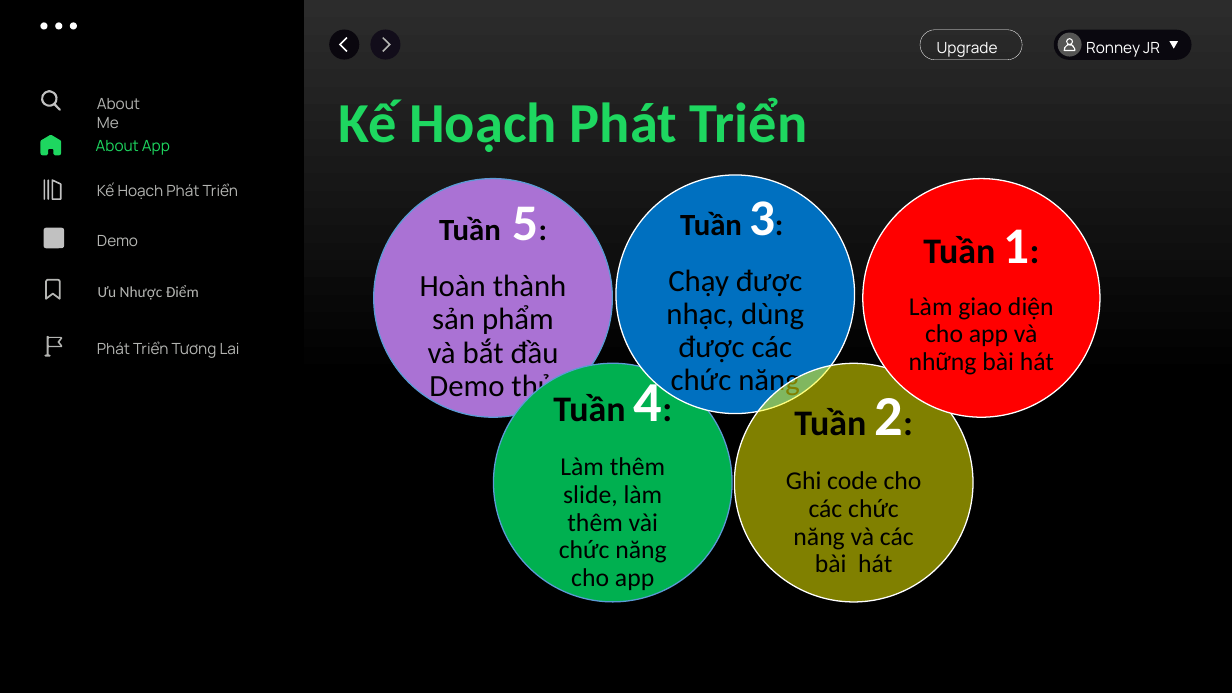
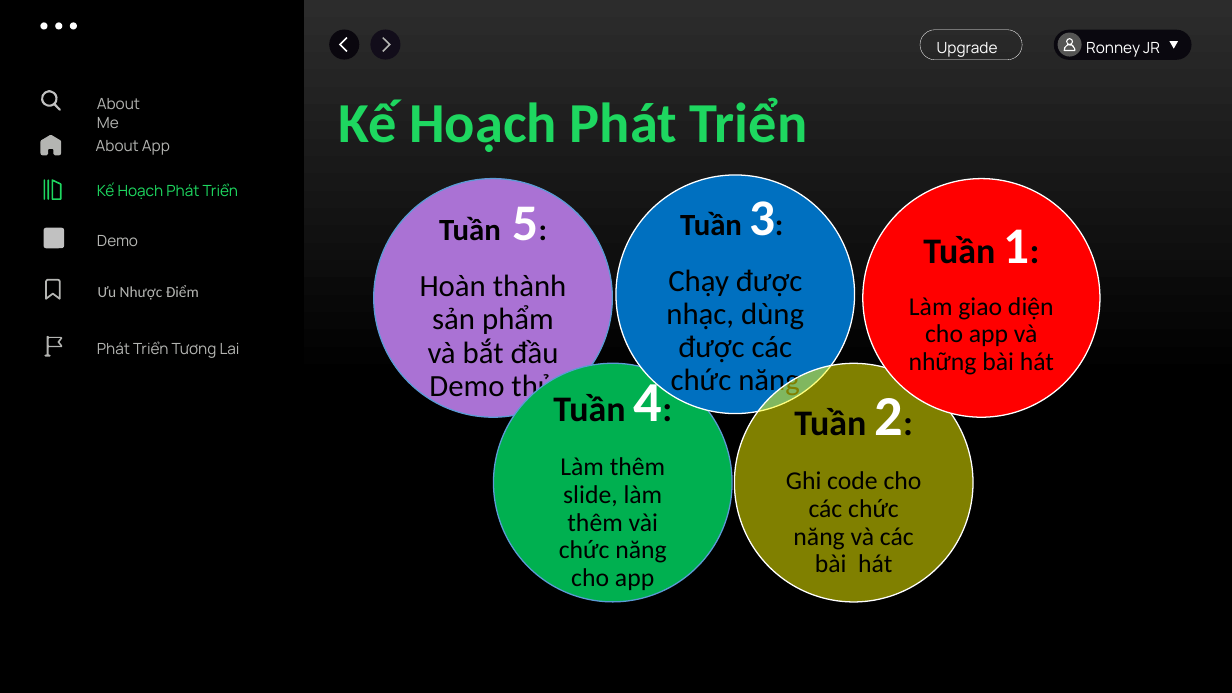
Before and after one commit to RonneyJR/python-app, a slide deck: slide 4 of slides/Chung Nguyên Khôi PTI08.pptx. Drawn at 1232x693 pixels with LibreOffice and Linux fonts; fonts in the diff are those of the drawing; background and template pictures are left out. Boxes give left, top, right and bottom in pixels: in the first picture for what was removed or moved away, otherwise in the second. Text is boxed around its words. In the diff, an @@ line names an element or a change of style, - is before the commit and + after.

```diff
--- a/slides/Chung Nguyên Khôi PTI08.pptx
+++ b/slides/Chung Nguyên Khôi PTI08.pptx
@@ text "About App" at bbox=[96, 140, 170, 155]: text colour #1ED760 to #B4B5B2 @@
@@ freeform shape at bbox=[41, 135, 61, 155]: fill #1ED760 to #B4B5B2 @@
@@ fill #C1C1C1 to #1ED760 in 3 elements at bbox=[43, 179, 45, 200], bbox=[47, 179, 49, 200], bbox=[52, 179, 62, 200] @@
@@ text "Kế Hoạch Phát Triển" at bbox=[97, 183, 238, 199]: text colour #B4B5B2 to #1ED760 @@
```
Also in this commit, not shown: 4 other slides changed, 2 other files.
